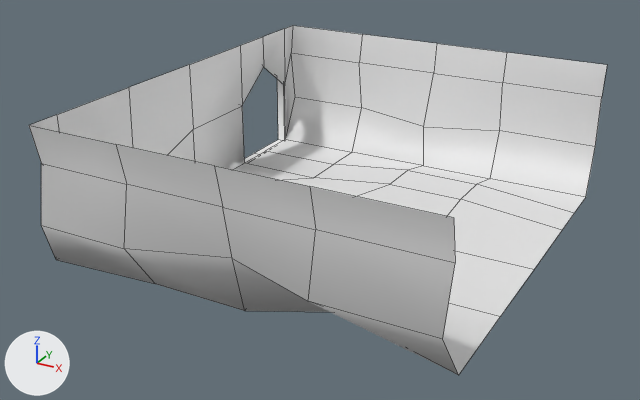
An edit to the FBX model BuildingEscape/Content/StaticMesh/caveWalls.fbx, drawn before and after from the same camera.
Both versions are drawn from a 50 mm camera at (8.94, -17.62, 9.23) aimed at (-0.37, -0.68, 0.76). Every picture has the same lights, and +X, +Y and +Z are marked at lower left. Mesh edges are drawn as thin lines. Where no turn or scale is listed for an object, it has been applied to the vertices.
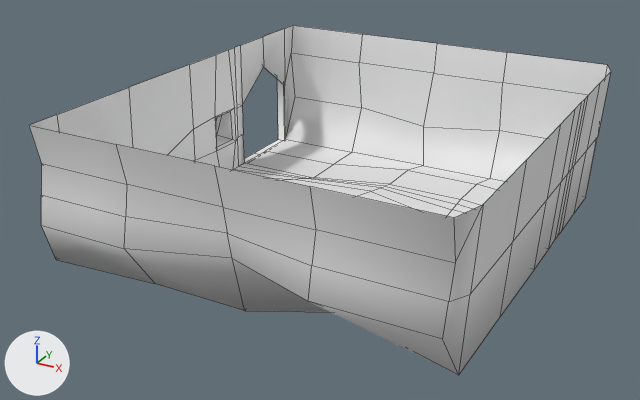
Where the change shows, as pixel boxes [x1, y1, x2, y2] in the pictures (640 x 400 px):
'Plane', reshaped
    before: [29, 25, 607, 375]
    after: [29, 25, 611, 375]
part 1 of me_plane, built on
    before: [41, 46, 562, 339]
    after: [41, 46, 611, 375]

What the commit changed:
Material 'caveWalls' (mat_cavewalls) is new.
Its base color is (0.8, 0.8, 0.8) (white #e7e7e7).
Its roughness is 0.553.
me_plane is used by ob_plane; location (0.12, -0.07, -0.07).
me_plane had 84 vertices, 68 faces and spanned x -5.04..4.63, y -5.42..5.35, z -0.18..3.44.
me_plane now has 149 vertices, 132 faces and spans x -5.19..4.84, y -5.42..5.35, z -0.18..3.44.
Part 1, on me_plane:
15 faces are deleted.
60 vertices are added at x -5.19..4.84, y -5.31..4.54, z 0.0..3.44.
5 new vertices lie (0.11, -0.02, 1.71) away from vertices in x 4.57..4.61, y -4.63..2.27, z 0.0.
79 new faces join them.
me_plane now uses material mat_cavewalls (white #e7e7e7).
